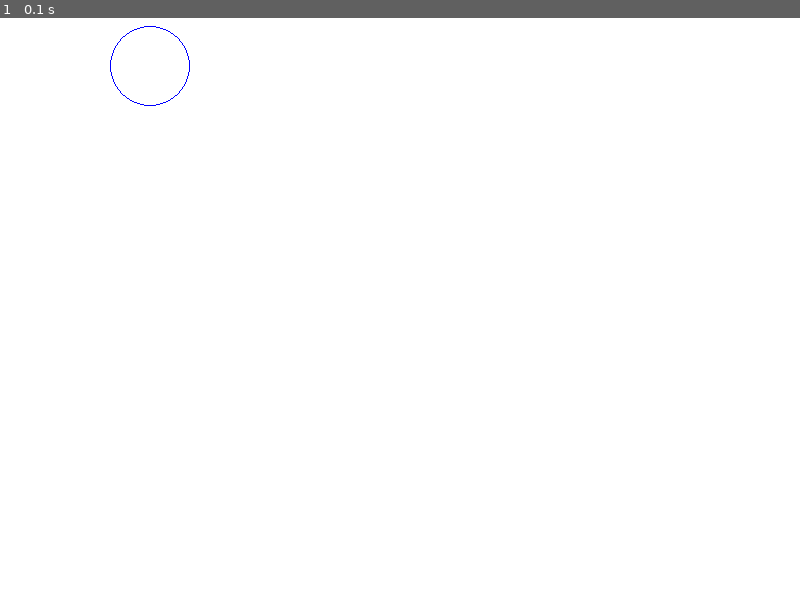
Above: before the commit, frame 1.
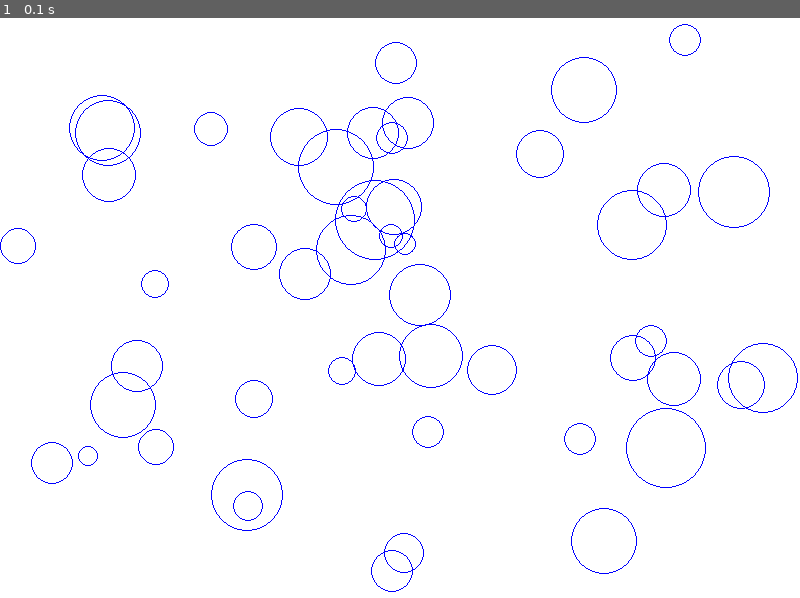
Above: after the commit, the same moment.

Repository: cvorak/BasicPhysicsSim-pygame
Game: pygame game, started from start.py
The game is run twice, just before and just after one commit, with the same random seed, the same clock (stepped at 60 frames per second) and the same inputs.
Inputs:
- Up to frame 1 (0.1 s): no input

The runs differ from the first frame. In frame 1, 1.5% of the frame differs, in the area x 0-100%, y 1-99%.

Commit message:
Added random generation of particles

Diff:
--- /dev/null
+++ b/helpers.py
@@ -0,0 +1,16 @@
+import random
+from particle import Particle
+
+def generate_particles(screen, num_of_particles):
+    """Generate particles with random positions and sizes on screen."""
+    width = screen.get_rect().width
+    height = screen.get_rect().height
+    particles = []
+    for n in range(num_of_particles):
+        size = random.randint(10, 40)
+        x = random.randint(size, width - size)
+        y = random.randint(size, height - size)
+
+        particle = Particle(screen, (x, y), size)
+        particles.append(particle)
+    return particles
--- a/start.py
+++ b/start.py
@@ -1,4 +1,6 @@
 import pygame
+import random
+import helpers as hp
 from particle import Particle
 
 # Set screen properties.
@@ -10,8 +12,10 @@
 pygame.display.set_caption('Physics')
 screen.fill(bg_color)
 
-particle = Particle(screen, (150, 50), 40)
-particle.display()
+particles = hp.generate_particles(screen, 50)
+
+for particle in particles:
+    particle.display()
 
 pygame.display.flip()
 
